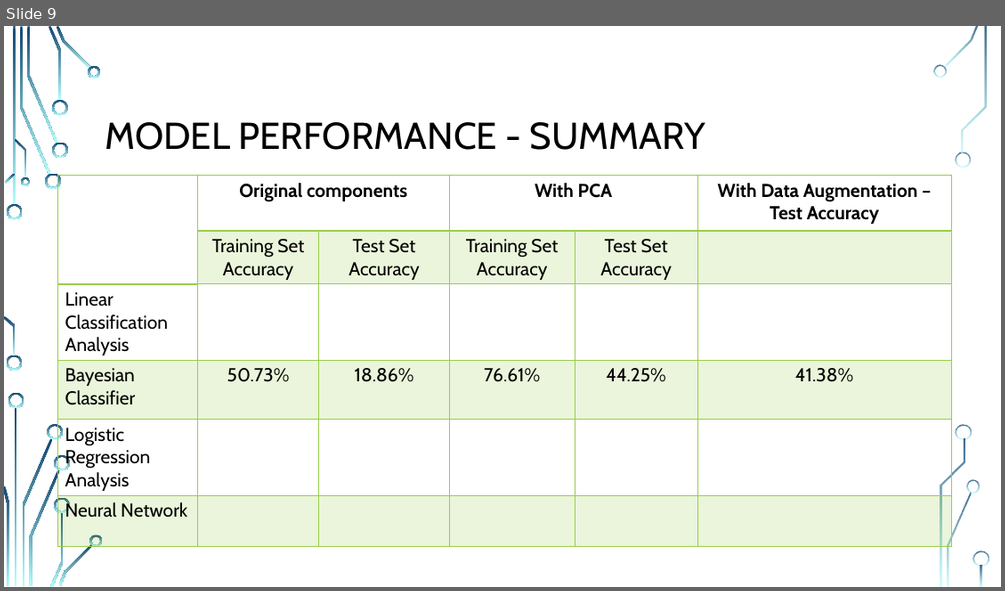
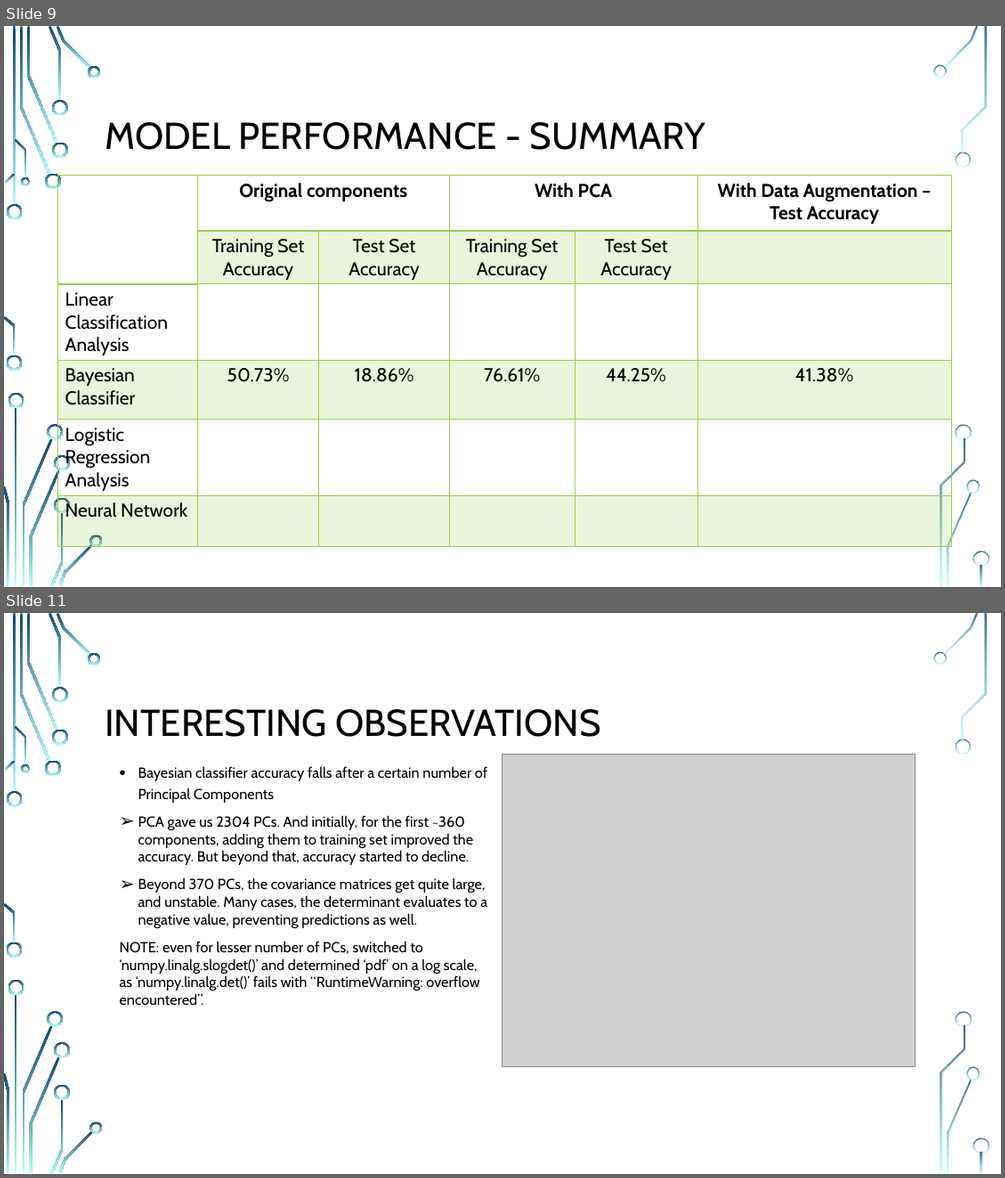
Before and after one commit to MR-KHILADI/Facial-Expression-Recognition, a slide deck: Final Project Draft.pptx. Shown one above the other, each under a label of ours: slide 9 before the commit, slides 9 and 11 after it; the slides between them are not shown. The pictures are 1005x591 and 1005x1178 pixels, drawn with LibreOffice and Linux fonts; fonts in the diff are those of the drawing; grey boxes stand for pictures; background and template pictures are left out. Boxes give left, top, right and bottom in pixels: in the first picture for what was removed or moved away, otherwise in the second. Text is boxed around its words. In the diff, an @@ line names an element or a change of style, - is before the commit and + after.

Commit message:
Add files via upload
(Vinod) added more metrics from Bayesian classifier, viz. related to observations

```diff
--- a/Final Project Draft.pptx
+++ b/Final Project Draft.pptx
@@ slide 11 added at <box>4,613,1001,1174</box>, background picture (left out); not listed: 36 template elements that a slide beside it also shows @@
@@ title added at <box>105,709,601,737</box>, 36 pt, text #000000 @@
+INTERESTING OBSERVATIONS
@@ text added at <box>120,766,487,1005</box>, 14 pt, text #000000 @@
+• Bayesian classifier accuracy falls after a certain number of Principal Components
+➢ PCA gave us 2304 PCs. And initially, for the first ~360 components, adding them to training set improved the accuracy. But beyond that, accuracy started to decline.
+➢ Beyond 370 PCs, the covariance matrices get quite large, and unstable. Many cases, the determinant evaluates to a negative value, preventing predictions as well.
+NOTE: even for lesser number of PCs, switched to ‘numpy.linalg.slogdet()’ and determined ‘pdf’ on a log scale, as ‘numpy.linalg.det()’ fails with “RuntimeWarning: overflow encountered”.
@@ picture added at <box>502,755,914,1067</box> @@
```
Also in this commit, not shown: 2 slides changed.
